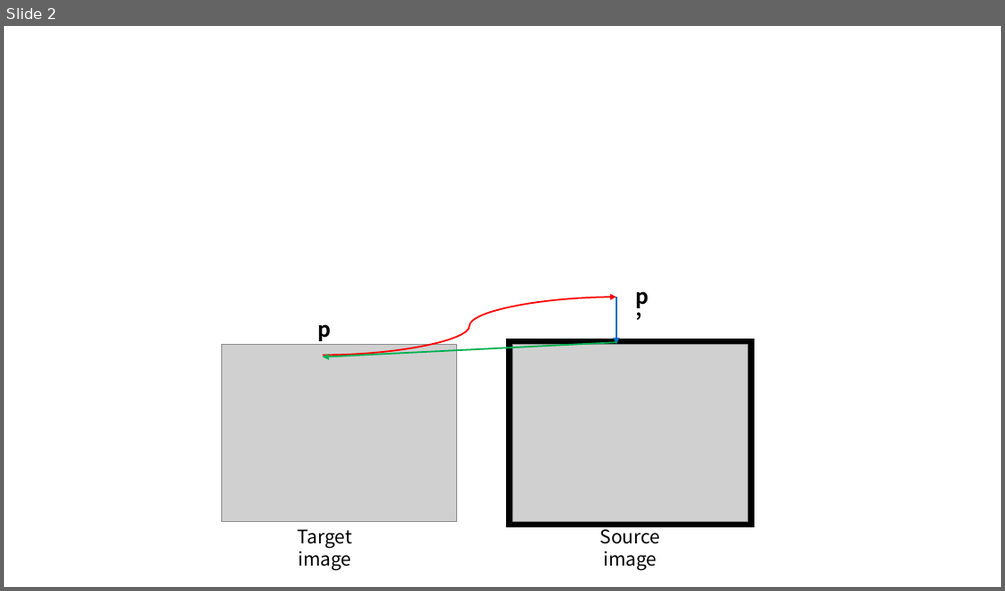
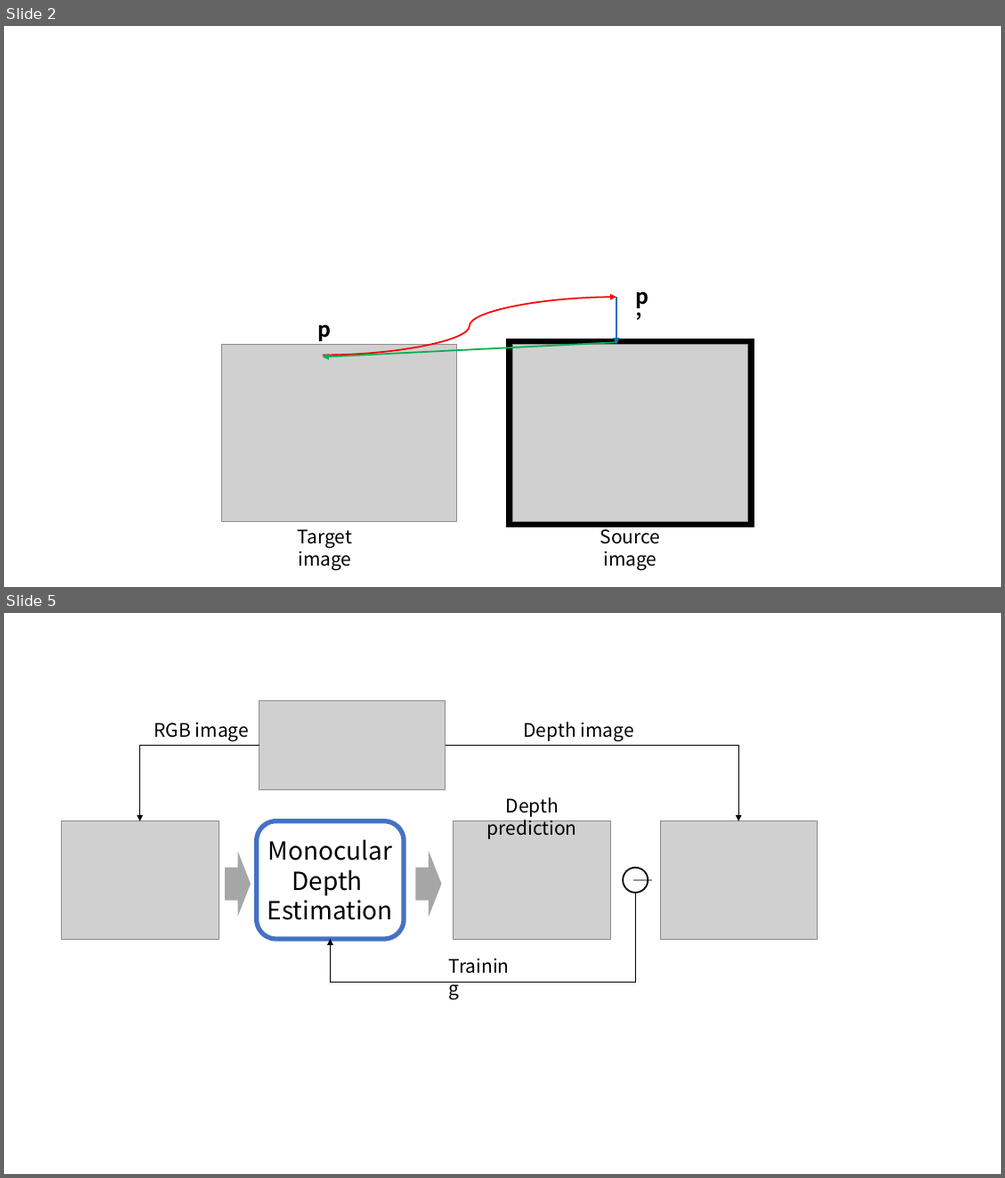
Before and after one commit to goodgodgd/ian-flow, a slide deck: assets/2019-07-31-kros-ss-2019/zero-padding.pptx. Shown one above the other, each under a label of ours: slide 2 before the commit, slides 2 and 5 after it; the slides between them are not shown. The pictures are 1005x591 and 1005x1178 pixels, drawn with LibreOffice and Linux fonts; fonts in the diff are those of the drawing; grey boxes stand for pictures. Boxes give left, top, right and bottom in pixels: in the first picture for what was removed or moved away, otherwise in the second. Text is boxed around its words. In the diff, an @@ line names an element or a change of style, - is before the commit and + after.

```diff
--- a/assets/2019-07-31-kros-ss-2019/zero-padding.pptx
+++ b/assets/2019-07-31-kros-ss-2019/zero-padding.pptx
@@ slide 5 added at bbox=[4, 613, 1001, 1174], background #FFFFFF @@
@@ picture added at bbox=[259, 701, 445, 789] @@
@@ elbow arrow added from (259, 746) to (140, 821), #000000 0.5 pt @@
@@ text added at bbox=[154, 722, 249, 741], 18 pt, text #000000 @@
+RGB image
@@ elbow arrow added from (445, 746) to (738, 821), #000000 0.5 pt @@
@@ text added at bbox=[524, 722, 634, 741], 18 pt, text #000000 @@
+Depth image
@@ text added at bbox=[487, 797, 577, 839], 18 pt, text #000000 @@
+Depth prediction
@@ picture added at bbox=[61, 821, 218, 938] @@
@@ rounded rectangle added at bbox=[257, 821, 404, 938], fill #FFFFFF, outline #4472C4 4.5 pt, 24 pt, text #000000 @@
+Monocular
+Depth
+Estimation
@@ picture added at bbox=[453, 821, 611, 938] @@
@@ picture added at bbox=[660, 821, 817, 938] @@
@@ right arrow added at bbox=[225, 851, 251, 916], fill #A6A6A6 @@
@@ right arrow added at bbox=[416, 851, 442, 916], fill #A6A6A6 @@
@@ ellipse added at bbox=[623, 868, 648, 892], fill #FFFFFF, outline #000000 1.5 pt, 18 pt, text #000000, bold @@
+─
@@ elbow arrow added from (635, 892) to (330, 939), #000000 0.5 pt @@
@@ text added at bbox=[442, 950, 524, 981], 18 pt, text #000000 @@
+Training
```
Also in this commit, not shown: 6 other slides added, 13 other files.
